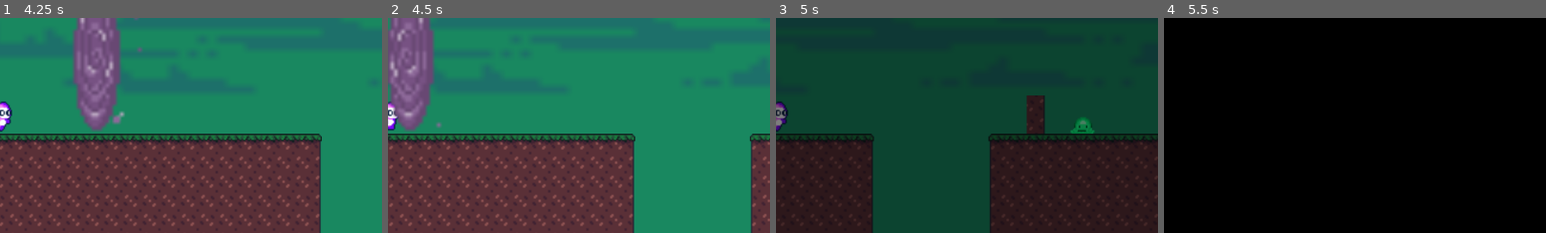
Above: before the commit, frames 1-4 (left to right).
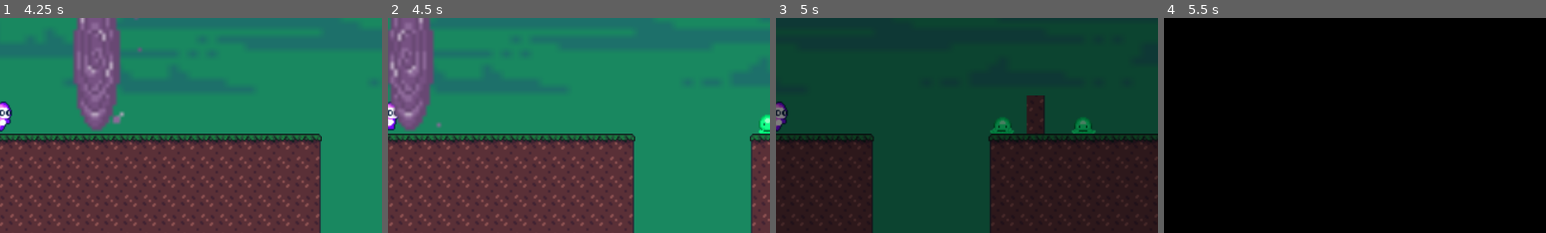
Above: after the commit, the same moments.

Repository: Mertric/2D-Video-game
Game: Godot game, scene res://Screen/MainScreen.tscn
The game is run twice, just before and just after one commit, with the same random seed, the same clock (stepped at 60 frames per second) and the same inputs.
Inputs:
- Up to frame 1 (4.25 s): click "Play" at 0.5 s; tap Enter at 1.25 s; hold D (right) 1.28-2.78 s; tap Space (jump) at 1.52, 2.27, 3.77 s; hold A (left) 2.78-3.53 s; hold D (right) from 3.53 s (still down)
- Up to frame 2 (4.5 s): keep holding D (right)
- Up to frame 3 (5 s): keep holding D (right); tap Space (jump) at 4.52 s
- Up to frame 4 (5.5 s): release D (right) at 5.03 s; hold A (left) from 5.03 s (still down); tap Space (jump) at 5.27 s
The pictures show only the part of the screen within x 50-100%, y 50-100%; the shares and areas given below are measured in that part.

Frame 1 is identical in both runs. In frame 2, 0.2% of the frame differs, in the area x 97-100%, y 44-54%; in frame 3, 0.3%, in the area x 56-84%, y 46-54%; in frame 4, nothing differs.

Commit message:
feat: Added edge detection for the enemy
Only works on the Level base tileset

Diff:
--- a/2D Platformer/src/Actors/Monster.gd
+++ b/2D Platformer/src/Actors/Monster.gd
@@ -22,4 +22,7 @@
 	#flip make the monster go the other direction on contact of the wall
 	if  is_on_wall():
 		velocity.x *= -1.0
+	if $RayCast2D.is_colliding() == false:
+		velocity.x *= -1.0
+		$RayCast2D.position.x *= -1.0
 	velocity.y = move_and_slide(velocity, FLOOR_NORMAL).y
--- a/2D Platformer/src/Actors/Monster.tscn
+++ b/2D Platformer/src/Actors/Monster.tscn
@@ -184,6 +184,7 @@
 position = Vector2( 0, -17 )
 frames = SubResource( 31 )
 animation = "Idle"
+frame = 2
 playing = true
 
 [node name="CollisionShape2D" type="CollisionShape2D" parent="."]
@@ -204,4 +205,11 @@
 [node name="CollisionShape2D" type="CollisionShape2D" parent="JumpDetector"]
 position = Vector2( 0, -4 )
 shape = SubResource( 33 )
+
+[node name="RayCast2D" type="RayCast2D" parent="."]
+modulate = Color( 0, 0, 0, 1 )
+position = Vector2( 0, -9 )
+enabled = true
+cast_to = Vector2( 0, 9 )
+collision_mask = 8
 [connection signal="body_entered" from="JumpDetector" to="." method="_on_JumpDetector_body_entered"]
--- a/2D Platformer/src/Levels/Level.tscn
+++ b/2D Platformer/src/Levels/Level.tscn
@@ -216,6 +216,9 @@
 [node name="Monster" parent="." instance=ExtResource( 1 )]
 position = Vector2( 1008, 848 )
 
+[node name="Monster2" parent="." instance=ExtResource( 1 )]
+position = Vector2( 900.244, 848 )
+
 [node name="Player" parent="." instance=ExtResource( 2 )]
 position = Vector2( 152, 848 )
 
